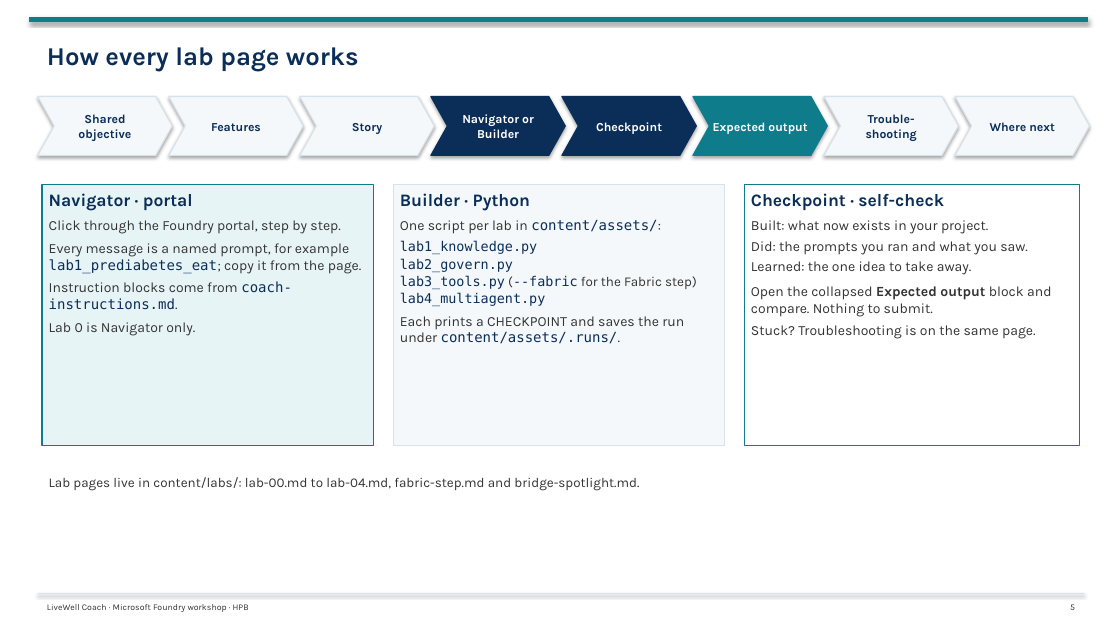
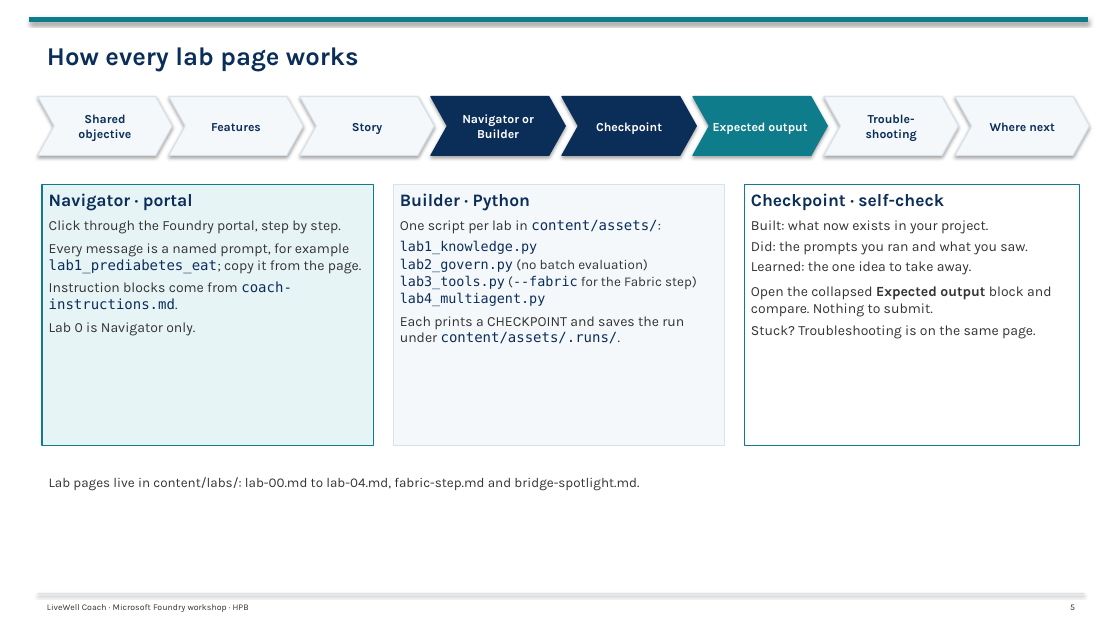
Before and after one commit to tonirex/hpb-foundry-workshop, a slide deck: slide 5 of deck/LiveWell-Lab-Flow.pptx. Drawn at 1120x630 pixels with LibreOffice and Linux fonts; fonts in the diff are those of the drawing. Boxes give left, top, right and bottom in pixels: in the first picture for what was removed or moved away, otherwise in the second. Text is boxed around its words. In the diff, an @@ line names an element or a change of style, - is before the commit and + after.

```diff
--- a/deck/LiveWell-Lab-Flow.pptx
+++ b/deck/LiveWell-Lab-Flow.pptx
@@ text in rectangle at <box>400,258,648,272</box>: text changed; font DejaVu Sans Mono to Karla; text colour #0B2E59 to #333333 @@
-lab2_govern.py
+lab2_govern.py (no batch evaluation)
```
Also in this commit, not shown: 2 other slides changed, 19 other files.
